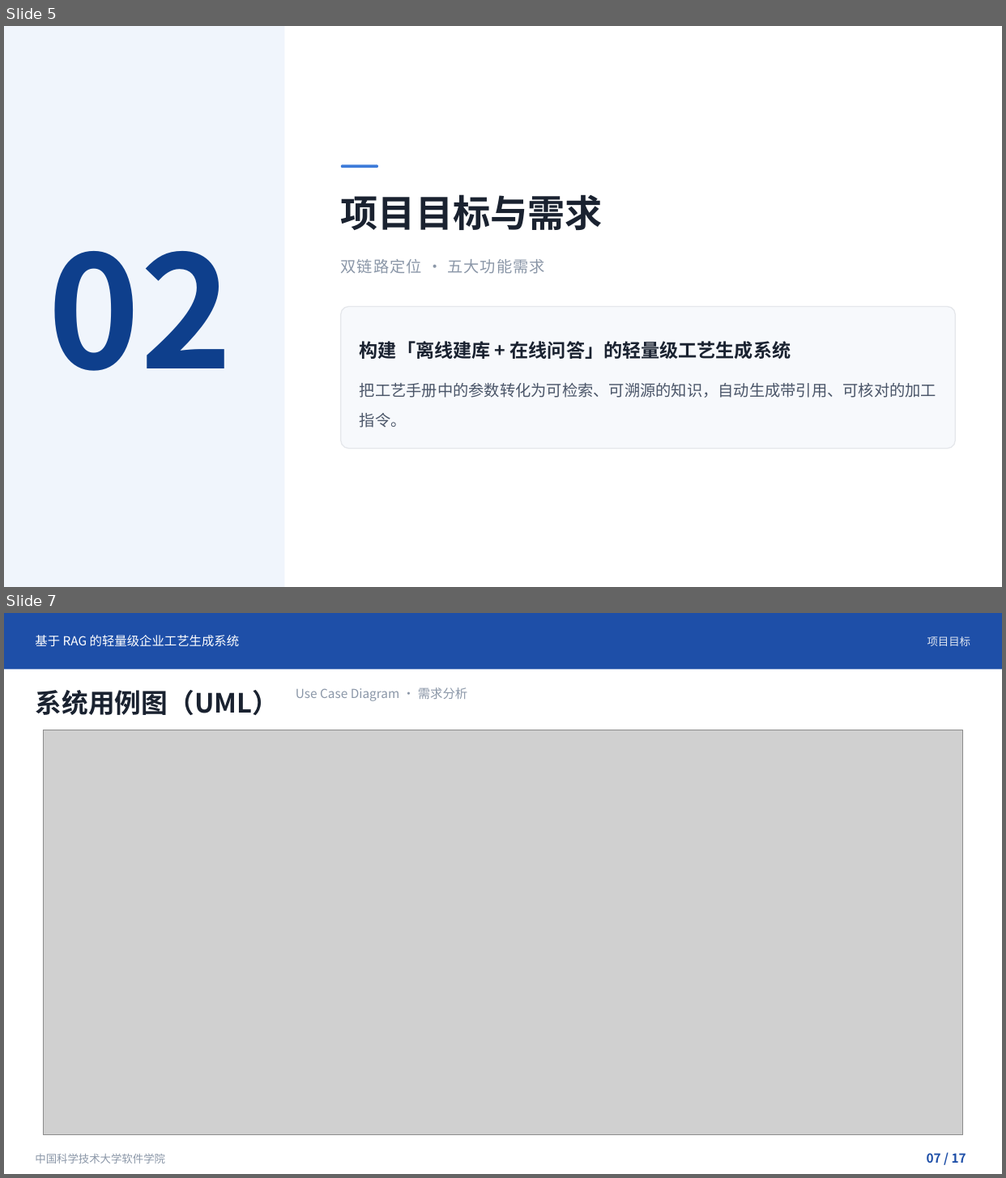
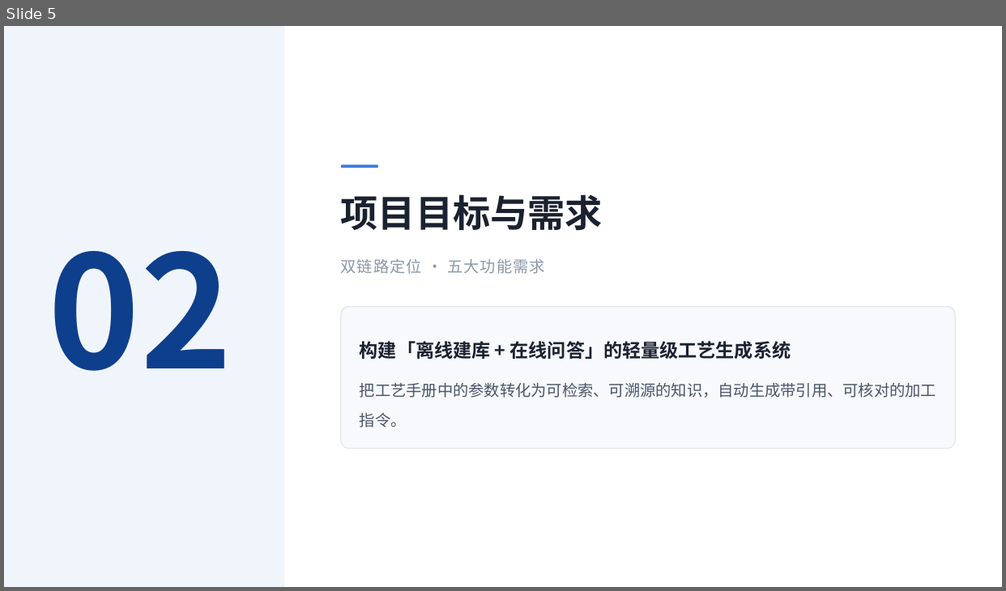
Before and after one commit to jiayun-xiong/craft-rag, a slide deck: 学校要求与提交材料/开题答辩.pptx. Shown one above the other, each under a label of ours: slides 5 and 7 before the commit, slide 5 after it; the slides between them are not shown. The pictures are 1006x1178 and 1006x591 pixels, drawn with LibreOffice and Linux fonts; fonts in the diff are those of the drawing; grey boxes stand for pictures. Boxes give left, top, right and bottom in pixels: in the first picture for what was removed or moved away, otherwise in the second. Text is boxed around its words. In the diff, an @@ line names an element or a change of style, - is before the commit and + after.

```diff
--- a/学校要求与提交材料/开题答辩.pptx
+++ b/学校要求与提交材料/开题答辩.pptx
@@ slide 7 removed at <box>4,613,1002,1174</box>, background #FFFFFF @@
@@ rectangle removed at <box>4,613,1002,669</box> @@
@@ text removed at <box>35,635,240,646</box> @@
-基于 RAG 的轻量级企业工艺生成系统
@@ text removed at <box>927,636,971,646</box> @@
-项目目标
@@ text removed at <box>35,690,279,715</box> @@
-系统用例图（UML）
@@ text removed at <box>296,688,468,701</box> @@
-Use Case Diagram · 需求分析
@@ picture removed at <box>43,730,963,1135</box> @@
@@ text removed at <box>35,1154,165,1164</box> @@
-中国科学技术大学软件学院
@@ text removed at <box>927,1153,966,1163</box> @@
-07 / 17
```
Also in this commit, not shown: 7 slides changed, 1 other slide removed.
